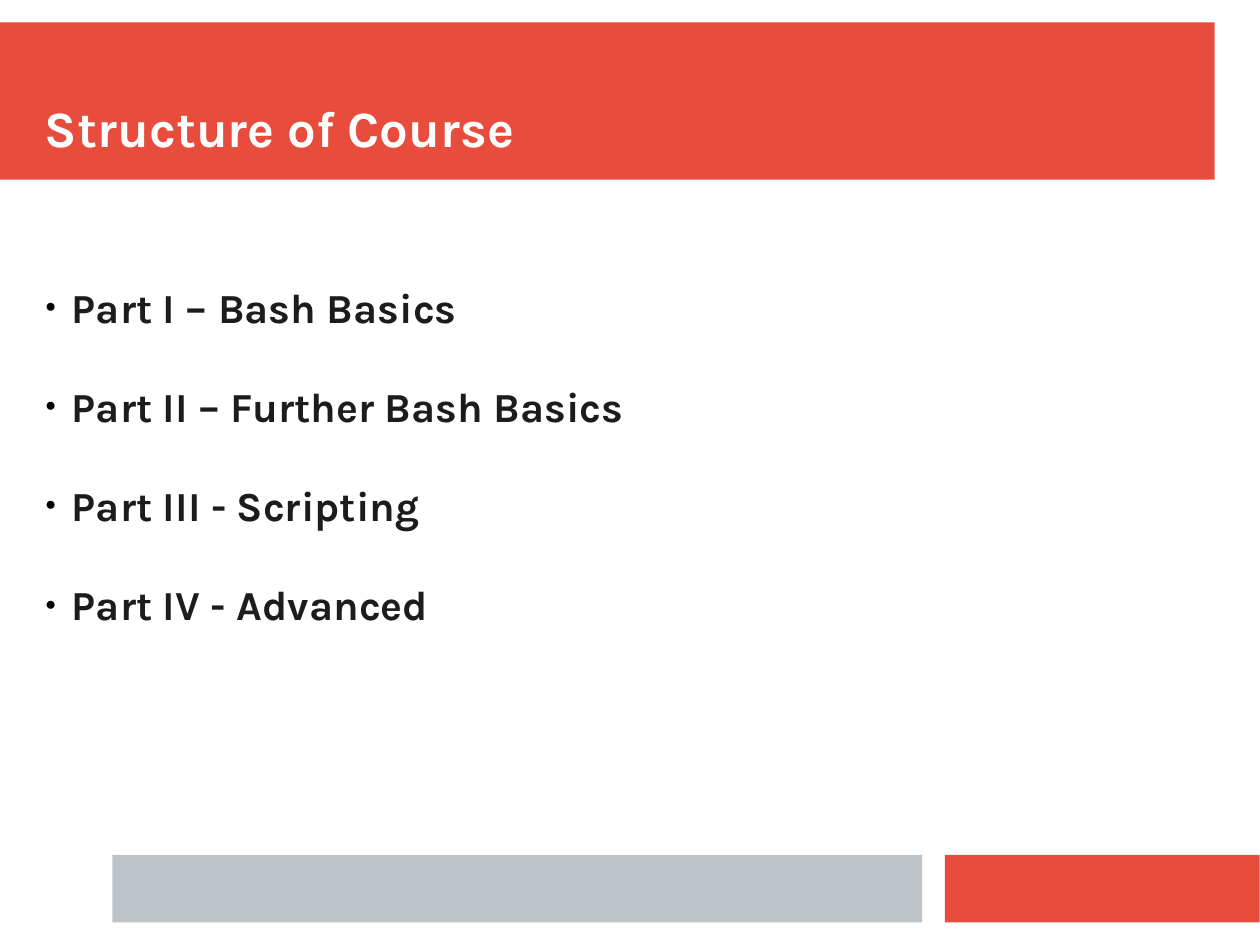
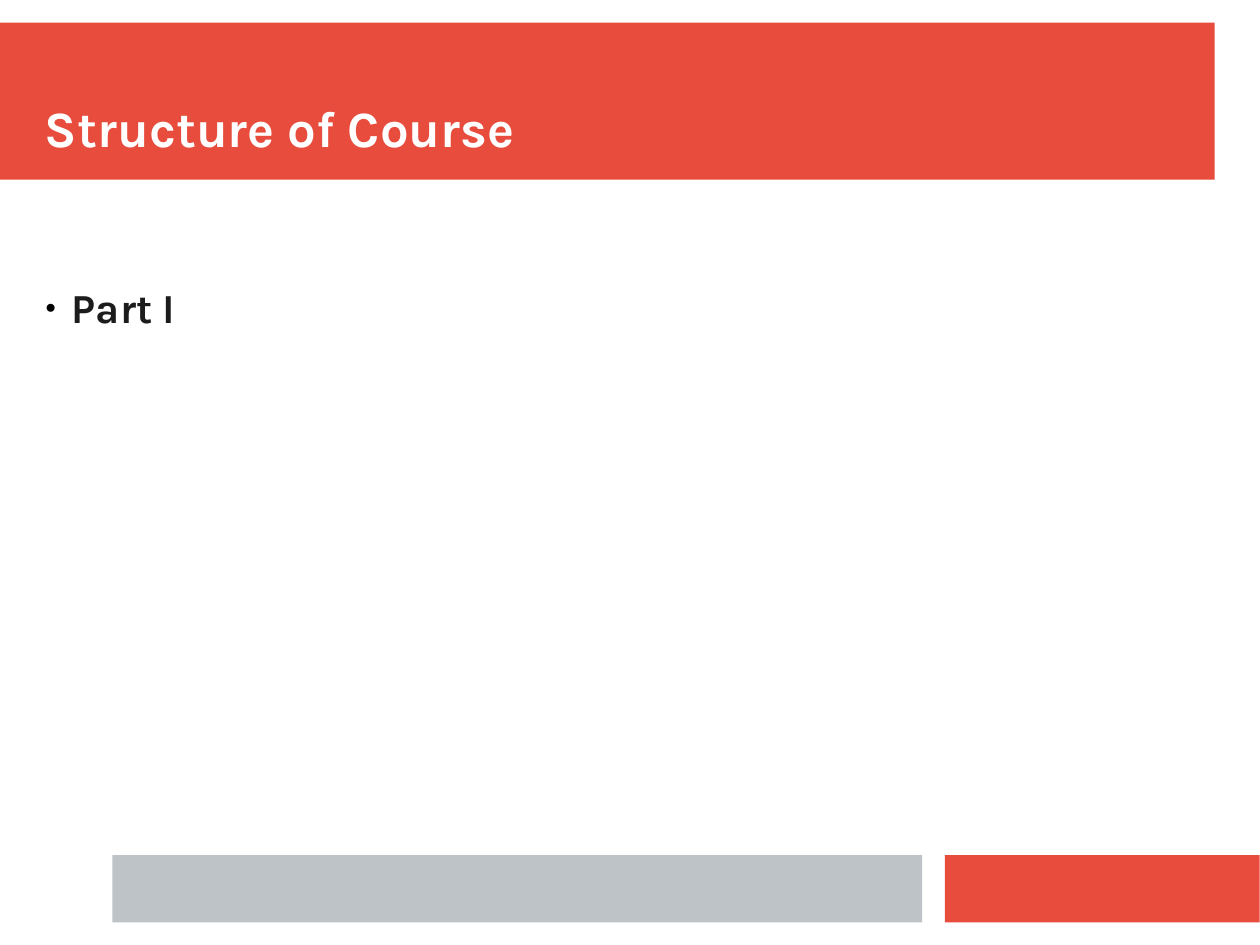
Before and after one commit to ianmiell/introduction-to-the-command-line, a slide deck: slide 9 of slides/introduction_to_the_command_line.pptx (slide 11 before the commit). Drawn at 1260x945 pixels with LibreOffice and Linux fonts; fonts in the diff are those of the drawing. Boxes give left, top, right and bottom in pixels: in the first picture for what was removed or moved away, otherwise in the second. Text is boxed around its words. In the diff, an @@ line names an element or a change of style, - is before the commit and + after.

```diff
--- a/slides/introduction_to_the_command_line.pptx
+++ b/slides/introduction_to_the_command_line.pptx
@@ text at (72,296,176,324): text changed @@
-● Part I – Bash Basics
-● Part II – Further Bash Basics
-● Part III - Scripting
-● Part IV - Advanced
+● Part I
```
Also in this commit, not shown: 4 other slides changed, 5 slides added, 57 slides removed.
